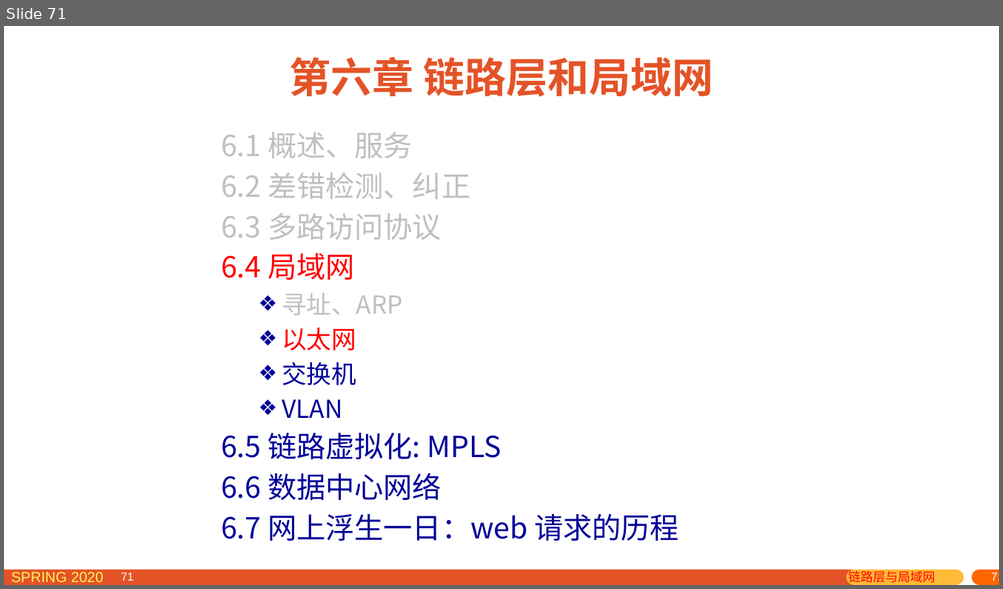
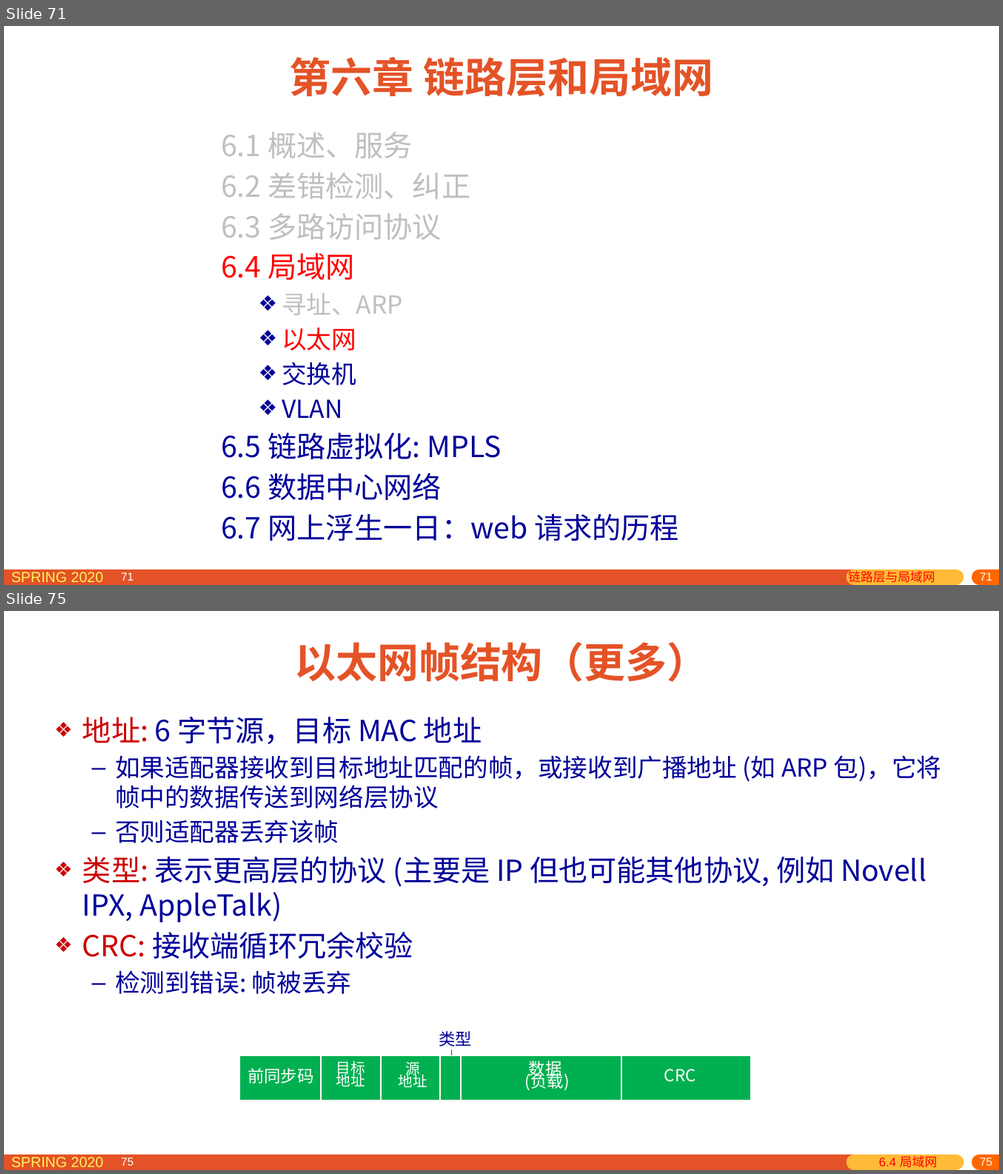
Before and after one commit to network-distributed/presentations, a slide deck: chapter6_cn.pptx. Shown one above the other, each under a label of ours: slide 71 before the commit, slides 71 and 75 after it; the slides between them are not shown. The pictures are 1003x589 and 1003x1174 pixels, drawn with LibreOffice and Linux fonts; fonts in the diff are those of the drawing. Boxes give left, top, right and bottom in pixels: in the first picture for what was removed or moved away, otherwise in the second. Text is boxed around its words. In the diff, an @@ line names an element or a change of style, - is before the commit and + after.

```diff
--- a/chapter6_cn.pptx
+++ b/chapter6_cn.pptx
@@ slide 75 added at (x1=4, y1=611, x2=999, y2=1170), background #FFFFFF; not listed: 10 template elements that a slide beside it also shows @@
@@ title added at (x1=294, y1=642, x2=708, y2=682), 40 pt, text #E45327, bold @@
+以太网帧结构（更多）
@@ text added at (x1=82, y1=717, x2=942, y2=994), 28 pt, text #000099 @@
+❖ 地址: 6 字节源，目标 MAC 地址
+  – 如果适配器接收到目标地址匹配的帧，或接收到广播地址 (如 ARP 包)，它将帧中的数据传送到网络层协议
+  – 否则适配器丢弃该帧
+❖ 类型: 表示更高层的协议 (主要是 IP 但也可能其他协议, 例如 Novell IPX, AppleTalk)
+❖ CRC: 接收端循环冗余校验
+  – 检测到错误: 帧被丢弃
@@ group added at (x1=240, y1=1031, x2=750, y2=1107): 6 lines, 6 texts, 1 rectangle @@
+目标
+地址
+源
+地址
+数据
+(负载)
+CRC
+前同步码
+类型
@@ text added at (x1=879, y1=1156, x2=936, y2=1168), 12 pt, text #FF0000 @@
+6.4 局域网
@@ slide 71 changed as well @@
@@ page number rewrapped from (x1=818, y1=572, x2=999, y2=585) to (x1=807, y1=572, x2=999, y2=585) @@
```
Also in this commit, not shown: 110 other slides changed, 5 other slides added, 7 slides removed, 1 other file.
